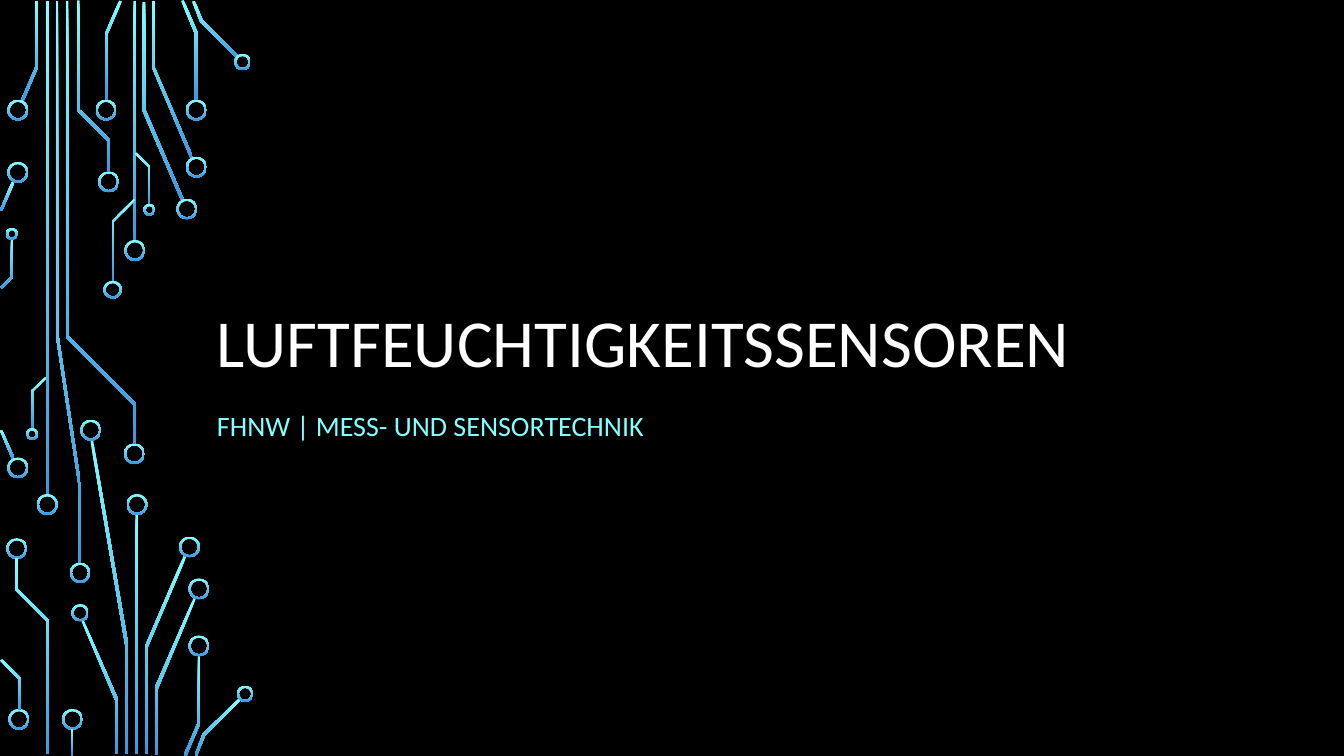
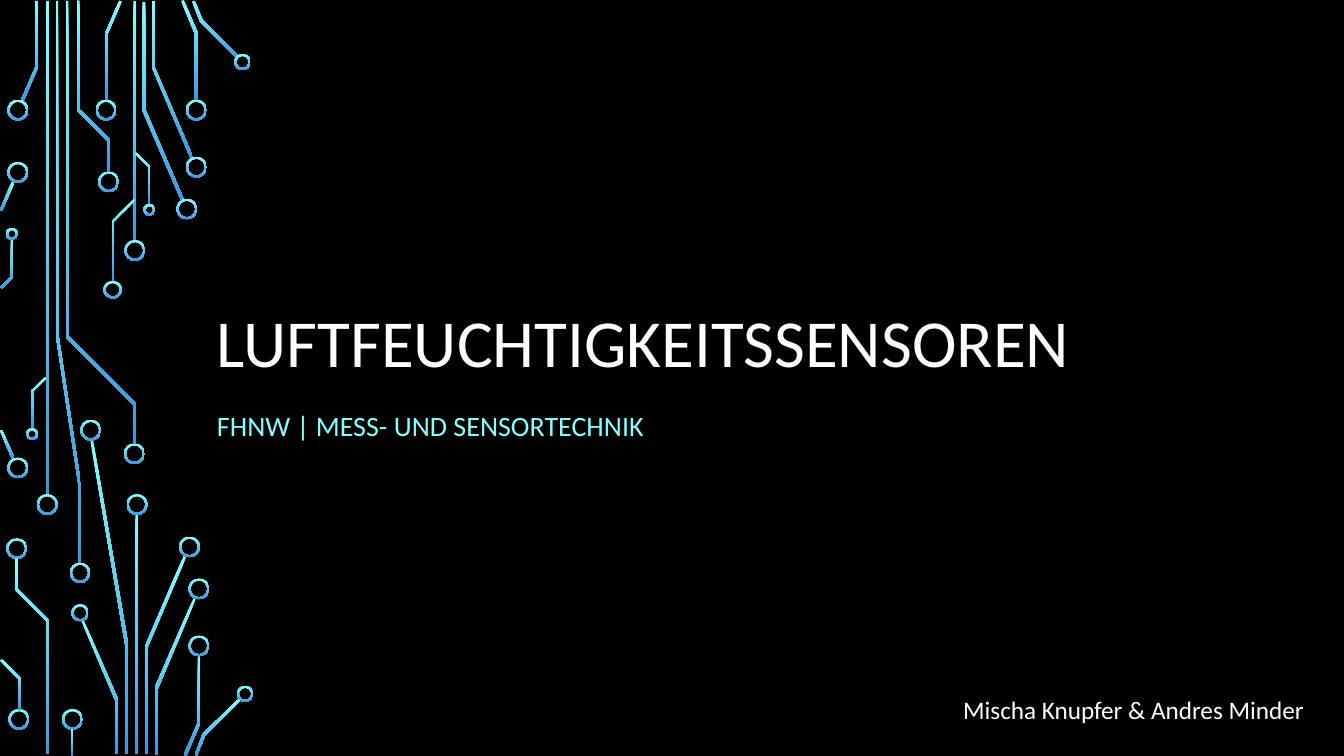
Before and after one commit to AndresMinder/factsheet, a slide deck: slide 1 of LuftfeuchtigkeitssensorenPP.pptx. Drawn at 1344x756 pixels with LibreOffice and Linux fonts; fonts in the diff are those of the drawing; background and template pictures are left out. Boxes give left, top, right and bottom in pixels: in the first picture for what was removed or moved away, otherwise in the second. Text is boxed around its words. In the diff, an @@ line names an element or a change of style, - is before the commit and + after.

```diff
--- a/LuftfeuchtigkeitssensorenPP.pptx
+++ b/LuftfeuchtigkeitssensorenPP.pptx
@@ text added at [963,701,1304,723], 18 pt, text #FFFFFF @@
+Mischa Knupfer & Andres Minder
```
Also in this commit, not shown: 2 other slides changed, 4 slides added, 2 slides removed, 1 other file.
